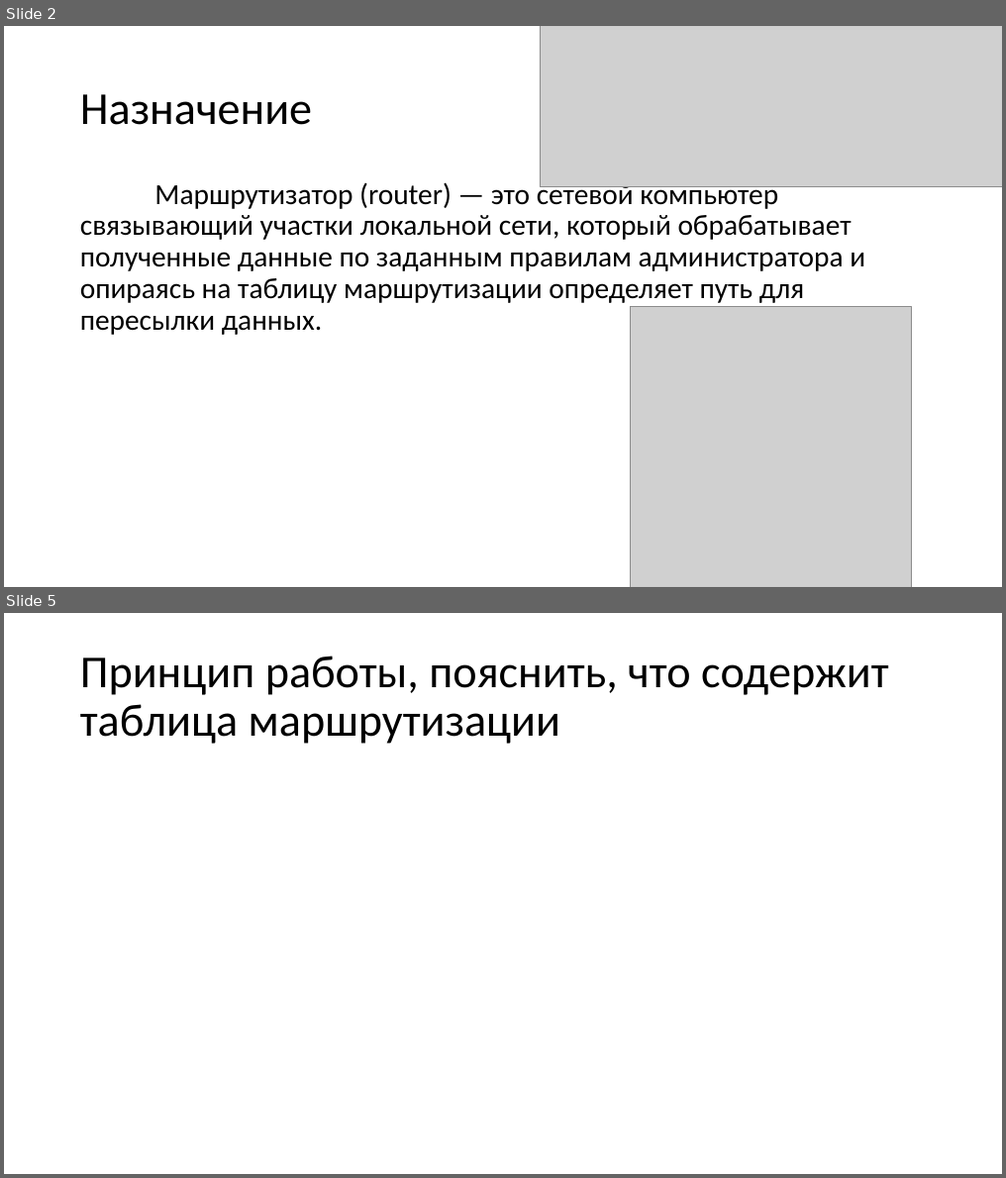
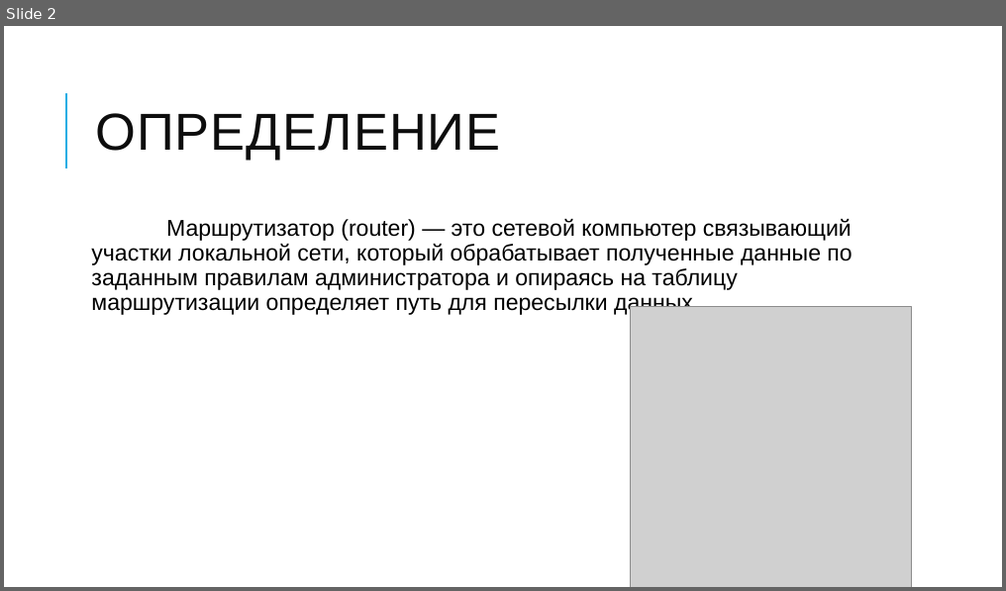
Before and after one commit to Ilnazz/Other, a slide deck: Маршрутизатор для локальных сетей.pptx. Shown one above the other, each under a label of ours: slides 2 and 5 before the commit, slide 2 after it; the slides between them are not shown. The pictures are 1006x1178 and 1006x591 pixels, drawn with LibreOffice and Linux fonts; fonts in the diff are those of the drawing; grey boxes stand for pictures. Boxes give left, top, right and bottom in pixels: in the first picture for what was removed or moved away, otherwise in the second. Text is boxed around its words. In the diff, an @@ line names an element or a change of style, - is before the commit and + after.

```diff
--- a/Маршрутизатор для локальных сетей.pptx
+++ b/Маршрутизатор для локальных сетей.pptx
@@ slide 5 removed at [4,613,1002,1174], background #FFFFFF @@
@@ title removed at [80,656,889,744] @@
-Принцип работы, пояснить, что содержит таблица маршрутизации
@@ slide 2 changed as well @@
@@ picture removed at [540,26,1002,187] @@
@@ line added from (66, 169) to (66, 93), #1CADE4 1.5 pt @@
@@ title at [95,113,500,161]: text changed; size 44 to 50 pt; font Calibri to Arial; text colour #000000 to #0D0D0D @@
-Назначение
+ОПРЕДЕЛЕНИЕ
@@ text "Маршрутизатор (router) — это сетевой ...": place and size @@
-text "Маршрутизатор (router) — это сетевой ..." at [80,179,865,335]
+text "Маршрутизатор (router) — это сетевой ..." at [91,219,851,316]
@@ text "Маршрутизатор (router) — это сетевой ..." at [91,219,851,316]: size 28 to 22 pt, font Calibri to Arial; more space between paragraphs @@
```
Also in this commit, not shown: 3 other slides changed, 2 slides added, 3 other slides removed.
